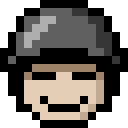
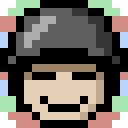
Layered file, before and after one edit (128px x 128px). Changes by layer:
showed "Layer 4", painted on it over (x1=0, y1=0, x2=128, y2=128)
showed "Layer 2" over (x1=0, y1=0, x2=128, y2=128)
